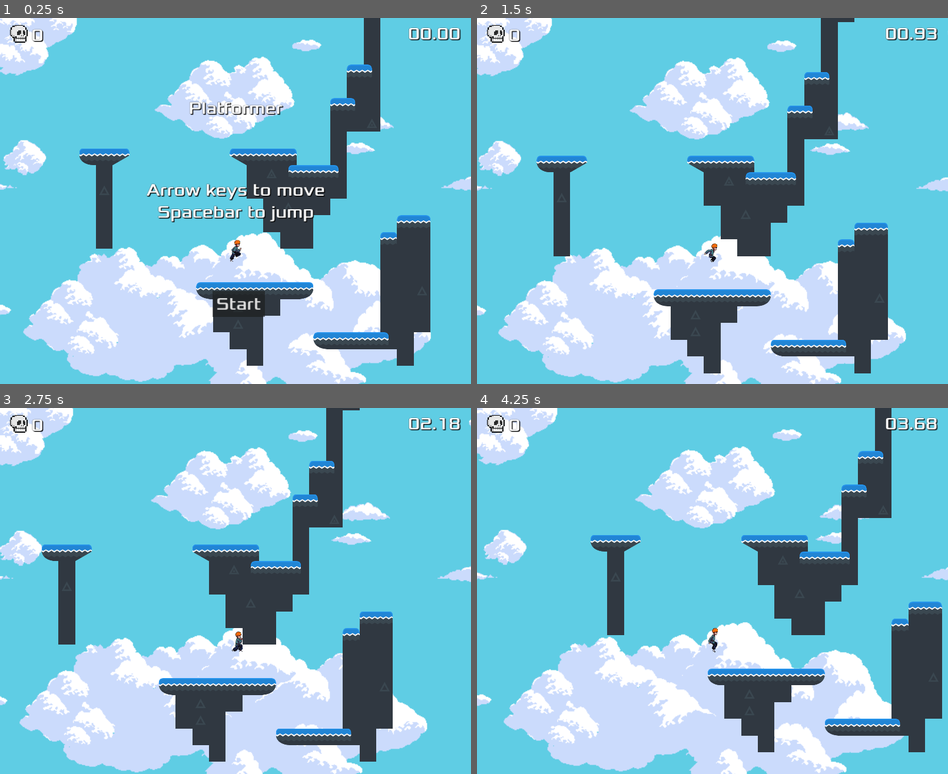
Above: before the commit, frames 1-4 (two rows, left to right).
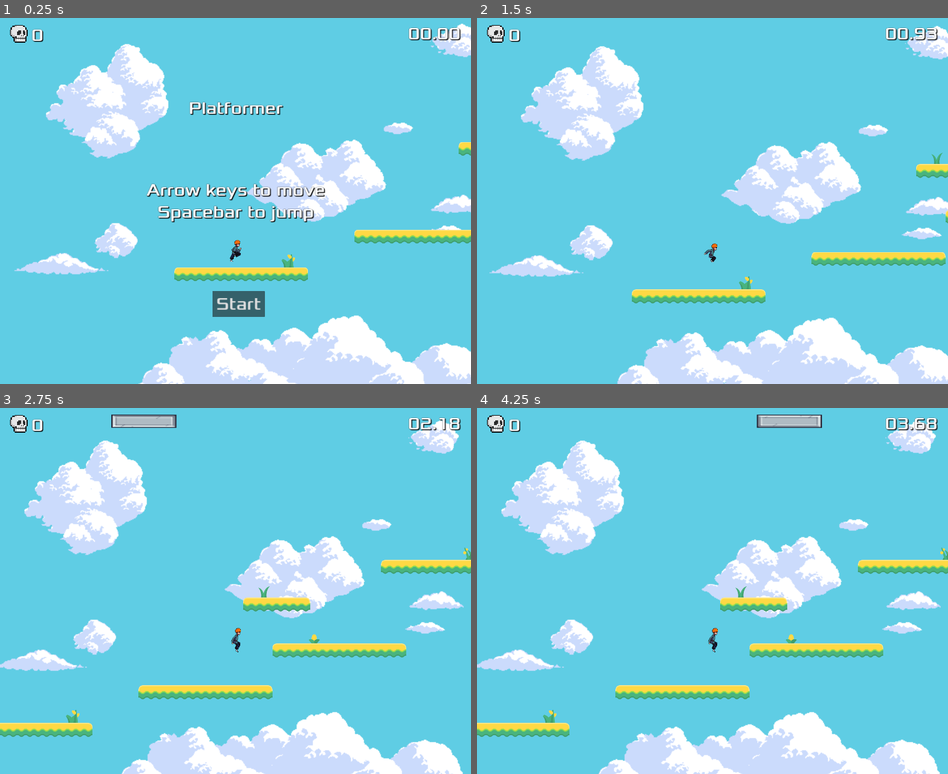
Above: after the commit, the same moments.

Repository: AlexLaviolette/platformer
Game: Godot game, scene res://world.tscn
The game is run twice, just before and just after one commit, with the same random seed, the same clock (stepped at 60 frames per second) and the same inputs.
Inputs:
- Up to frame 1 (0.25 s): no input
- Up to frame 2 (1.5 s): click "Start" at 0.5 s; tap Enter (enter) at 1.25 s; hold Right (move_right) from 1.28 s (still down); hold Space (jump) from 1.28 s (still down)
- Up to frame 3 (2.75 s): keep holding Right (move_right); release Space (jump) at 2.03 s; tap Enter (enter) at 2.1 s; tap Space (jump) at 2.27, 2.3, 2.57 s
- Up to frame 4 (4.25 s): release Right (move_right) at 2.78 s; hold Left (move_left) 2.78-3.53 s; hold Space (jump) 2.78-3.53 s; hold Right (move_right) from 3.53 s (still down); tap Enter (enter) at 3.6 s; tap Space (jump) at 3.77, 3.8, 4.07 s

The runs differ from the first frame. In frame 1, 49% of the frame differs, in the area x 0-100%, y 0-100%; in frame 2, 50%; in frame 3, 51%; in frame 4, 53%.

Commit message:
Better sounds

Diff:
--- a/player.gd
+++ b/player.gd
@@ -28,7 +28,7 @@
 	dead.emit()
 
 func play_jump_sound():
-	$JumpAudio.pitch_scale = randf_range(0.95, 1.05)
+	$JumpAudio.pitch_scale = randf_range(0.90, 1.05)
 	$JumpAudio.play()
 
 func play_walk_sound():
--- a/player.tscn
+++ b/player.tscn
@@ -7,7 +7,7 @@
 [ext_resource type="Texture2D" uid="uid://bwk1a23x5sxkx" path="res://art/Hurt.png" id="5_vpqsa"]
 [ext_resource type="PackedScene" uid="uid://dg8cmecyj2wnx" path="res://hud.tscn" id="6_jv6rf"]
 [ext_resource type="Texture2D" uid="uid://b2tjvw3el6yiv" path="res://art/Sky.png" id="6_q4hhd"]
-[ext_resource type="AudioStream" uid="uid://f6wioui600h6" path="res://footsteps-grass.mp3" id="8_oj6ew"]
+[ext_resource type="AudioStream" uid="uid://f6wioui600h6" path="res://sound/footsteps-grass.mp3" id="8_s0375"]
 [ext_resource type="AudioStream" uid="uid://clwxdcw6c4p6n" path="res://sound/jump.mp3" id="9_3um25"]
 [ext_resource type="AudioStream" uid="uid://cbes3xuw3dcui" path="res://sound/cling.mp3" id="10_24la4"]
 
@@ -278,7 +278,7 @@
 centered = false
 
 [node name="FootStepAudio" type="AudioStreamPlayer2D" parent="."]
-stream = ExtResource("8_oj6ew")
+stream = ExtResource("8_s0375")
 volume_db = -25.0
 
 [node name="FootStepAudioTimer" type="Timer" parent="."]
@@ -286,7 +286,7 @@
 
 [node name="JumpAudio" type="AudioStreamPlayer2D" parent="."]
 stream = ExtResource("9_3um25")
-volume_db = -20.0
+volume_db = -8.0
 
 [node name="ClingAudio" type="AudioStreamPlayer2D" parent="."]
 stream = ExtResource("10_24la4")
--- a/world.tscn
+++ b/world.tscn
@@ -1062,10 +1062,8 @@
 [node name="World" type="Node2D"]
 
 [node name="Player" parent="." instance=ExtResource("1_jl6in")]
-position = Vector2(4194, -15593)
+position = Vector2(691, 1075)
 scale = Vector2(2.2, 2.2)
-double_jump = true
-wall_jump = true
 
 [node name="GrassSection" type="TileMap" parent="."]
 tile_set = SubResource("TileSet_nc7fx")
Not shown, removed: footsteps-grass.mp3.import
Not shown, added: sound/footsteps-grass.mp3.import
Not shown, added: sound/footsteps-grass.mp3
Not shown, changed: sound/jump.mp3
